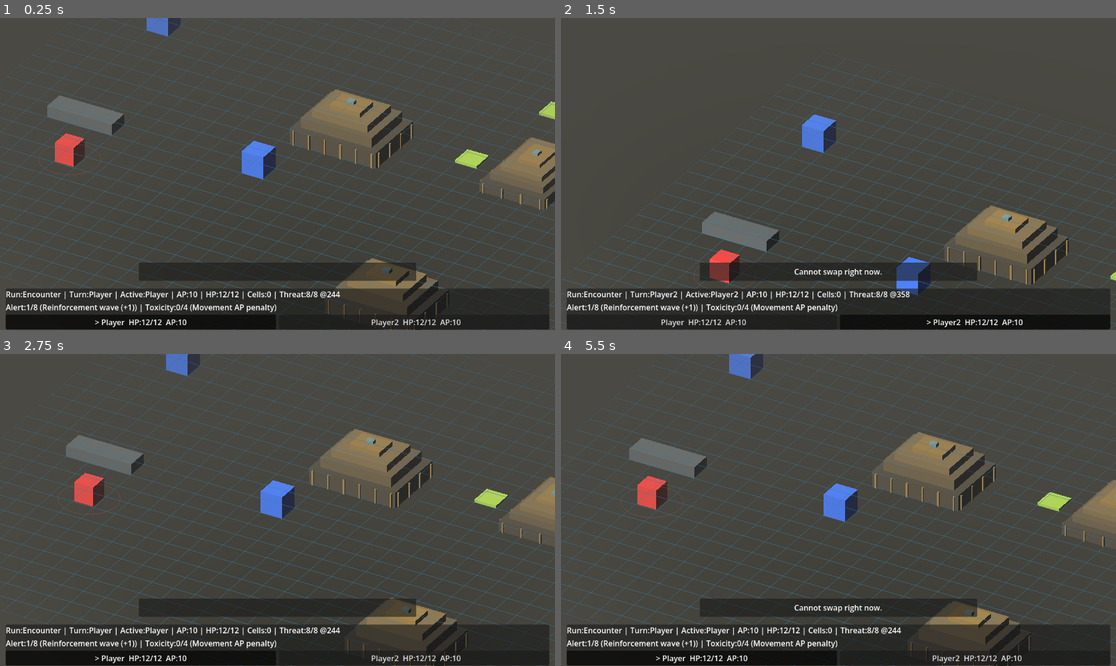
Above: before the commit, frames 1-4 (two rows, left to right).
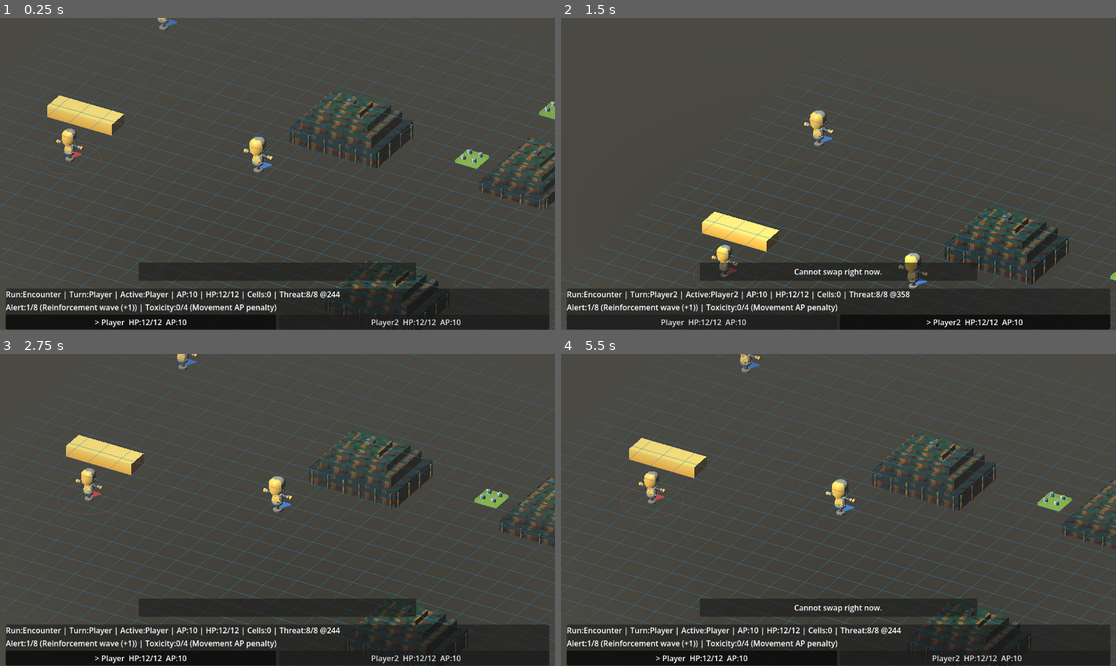
Above: after the commit, the same moments.

Repository: whelanworkmaster/cogs-and-catalysts
Game: Godot game, scene res://scenes/main.tscn
Same seed, same stepped clock (60 frames per second), same inputs: the game is played once before the commit and once after it.
Inputs:
- Up to frame 1 (0.25 s): no input
- Up to frame 2 (1.5 s): click "> Player HP:12/12 AP:10" at 0.5 s; click "Player2 HP:12/12 AP:10" at 1.25 s
- Up to frame 3 (2.75 s): click "Player HP:12/12 AP:10" at 2 s
- Up to frame 4 (5.5 s): click "> Player HP:12/12 AP:10" at 2.75 s; click "Player2 HP:12/12 AP:10" at 3.5 s; click "> Player2 HP:12/12 AP:10" at 4.25 s; click "Player HP:12/12 AP:10" at 5 s

The runs differ from the first frame. In frame 1, 8.5% of the frame differs, in the area x 8-100%, y 0-100%; in frame 2, 5.3%; in frame 3, 8.0%; in frame 4, 7.9%.

Commit message:
Integrate KayKit prototype assets into unit and world visuals

Diff:
--- a/scripts/actors/enemy.gd
+++ b/scripts/actors/enemy.gd
@@ -5,6 +5,7 @@
 const DamagePopup = preload("res://scripts/ui/damage_popup.gd")
 const MutagenicCell = preload("res://scripts/world/mutagenic_cell.gd")
 const EnemyThreatVisual = preload("res://scripts/ui/enemy_threat_visual.gd")
+const KAYKIT_DUMMY_SCENE = preload("res://addons/kaykit_prototype_bits/Assets/gltf/Dummy_Base.gltf")
 
 @export var max_hp: int = 8
 @export var max_ap: int = 10
@@ -13,6 +14,7 @@
 @export var attack_damage: int = 2
 @export var ranged_attack_range: float = 240.0
 @export var ranged_attack_damage: int = 2
+@export var kaykit_model_scale: float = 20.0
 @export var turn_move_duration: float = 0.18
 @export var turn_action_delay: float = 0.14
 var current_ap: int = 0
@@ -47,6 +49,14 @@
 		var mat := StandardMaterial3D.new()
 		mat.albedo_color = Color(0.9, 0.2, 0.2)
 		_body_mesh.material = mat
+		_body_mesh.visible = false
+	if _visual_root and not _visual_root.has_node("KaykitDummy"):
+		var dummy := KAYKIT_DUMMY_SCENE.instantiate()
+		if dummy is Node3D:
+			var dummy_node := dummy as Node3D
+			dummy_node.name = "KaykitDummy"
+			dummy_node.scale = Vector3.ONE * kaykit_model_scale
+			_visual_root.add_child(dummy_node)
 	_create_facing_indicator()
 
 func _create_facing_indicator() -> void:
--- a/scripts/player.gd
+++ b/scripts/player.gd
@@ -3,6 +3,7 @@
 class_name Player
 
 const DamagePopup = preload("res://scripts/ui/damage_popup.gd")
+const KAYKIT_DUMMY_SCENE := preload("res://addons/kaykit_prototype_bits/Assets/gltf/Dummy_Base.gltf")
 
 # Movement variables
 @export var move_speed_per_cell: float = 0.08  # seconds per cell for tween animation
@@ -17,6 +18,7 @@
 @export var attack_damage: int = 3
 @export var ranged_attack_range: float = 240.0
 @export var ranged_attack_damage: int = 2
+@export var kaykit_model_scale: float = 22.0
 var last_damage_dealt: int = 0
 var last_attack_result: String = "-"
 @export var max_hp: int = 12
@@ -93,6 +95,14 @@
 		var mat := StandardMaterial3D.new()
 		mat.albedo_color = Color(0.2, 0.45, 1.0)
 		_body_mesh.material = mat
+		_body_mesh.visible = false
+	if _visual_root and not _visual_root.has_node("KaykitDummy"):
+		var dummy := KAYKIT_DUMMY_SCENE.instantiate()
+		if dummy is Node3D:
+			var dummy_node := dummy as Node3D
+			dummy_node.name = "KaykitDummy"
+			dummy_node.scale = Vector3.ONE * kaykit_model_scale
+			_visual_root.add_child(dummy_node)
 	_create_facing_indicator()
 
 func _create_facing_indicator() -> void:
--- a/scripts/world/cover_segment.gd
+++ b/scripts/world/cover_segment.gd
@@ -1,6 +1,8 @@
 extends StaticBody3D
 
 class_name CoverSegment
+
+const KAYKIT_CUBE_SCENE := preload("res://addons/kaykit_prototype_bits/Assets/gltf/Primitive_Cube.gltf")
 
 @export var cover_size: Vector2 = Vector2(32.0, 32.0)
 @export var cover_height: float = 16.0
@@ -43,14 +45,23 @@
 	}
 
 func _build_visual() -> void:
-	var mesh := CSGBox3D.new()
-	mesh.name = "CoverMesh"
-	mesh.size = Vector3(cover_size.x, cover_height, cover_size.y)
-	mesh.transform.origin = Vector3(0, cover_height * 0.5, 0)
+	var visual_root := Node3D.new()
+	visual_root.name = "CoverMesh"
+	add_child(visual_root)
+	var instanced := KAYKIT_CUBE_SCENE.instantiate()
+	if instanced is Node3D:
+		var model := instanced as Node3D
+		model.position = Vector3(0.0, 0.0, 0.0)
+		model.scale = Vector3(cover_size.x / 4.0, cover_height / 4.0, cover_size.y / 4.0)
+		visual_root.add_child(model)
+		return
+	var fallback := CSGBox3D.new()
+	fallback.size = Vector3(cover_size.x, cover_height, cover_size.y)
+	fallback.transform.origin = Vector3(0.0, cover_height * 0.5, 0.0)
 	var mat := StandardMaterial3D.new()
 	mat.albedo_color = cover_color
-	mesh.material = mat
-	add_child(mesh)
+	fallback.material = mat
+	visual_root.add_child(fallback)
 
 func _build_blocker() -> void:
 	var blocker := StaticBody3D.new()
--- a/scripts/world/elevation_area.gd
+++ b/scripts/world/elevation_area.gd
@@ -6,6 +6,8 @@
 	BASIC_BLOCK,
 	ART_DECO
 }
+
+const KAYKIT_TEXTURE := preload("res://addons/kaykit_prototype_bits/Assets/textures/prototypebits_texture.png")
 
 @export var elevation_level: int = 0
 @export var elevation_height: float = 24.0
@@ -95,6 +97,9 @@
 	mesh.transform.origin = local_pos
 	var mat := StandardMaterial3D.new()
 	mat.albedo_color = albedo
+	mat.albedo_texture = KAYKIT_TEXTURE
+	mat.uv1_triplanar = true
+	mat.uv1_scale = Vector3(0.04, 0.04, 0.04)
 	mat.metallic = metallic
 	mat.roughness = roughness
 	mesh.material_override = mat
--- a/scripts/world/steam_vent.gd
+++ b/scripts/world/steam_vent.gd
@@ -1,6 +1,9 @@
 extends Area3D
 
 class_name SteamVent
+
+const KAYKIT_CAN_SCENE := preload("res://addons/kaykit_prototype_bits/Assets/gltf/Can_A.gltf")
+const KAYKIT_FLOOR_SCENE := preload("res://addons/kaykit_prototype_bits/Assets/gltf/Floor_Prototype.gltf")
 
 @export var damage_amount: int = 0
 @export var toxicity_ticks: int = 1
@@ -20,15 +23,45 @@
 	_build_detection_shape()
 
 func _build_visual() -> void:
-	var mesh := CSGBox3D.new()
-	mesh.name = "VentMesh"
-	mesh.size = vent_size
-	mesh.transform.origin = Vector3(0, vent_size.y * 0.5, 0)
+	var root := Node3D.new()
+	root.name = "VentMesh"
+	add_child(root)
+
+	var grate := KAYKIT_FLOOR_SCENE.instantiate()
+	if grate is Node3D:
+		var grate_node := grate as Node3D
+		grate_node.scale = Vector3(vent_size.x / 4.0, 1.0, vent_size.z / 4.0)
+		root.add_child(grate_node)
+
+	var can_offsets := [
+		Vector3(vent_size.x * 0.25, 0.0, vent_size.z * 0.25),
+		Vector3(-vent_size.x * 0.25, 0.0, vent_size.z * 0.25),
+		Vector3(vent_size.x * 0.25, 0.0, -vent_size.z * 0.25),
+		Vector3(-vent_size.x * 0.25, 0.0, -vent_size.z * 0.25)
+	]
+	for offset in can_offsets:
+		var can := KAYKIT_CAN_SCENE.instantiate()
+		if can is Node3D:
+			var can_node := can as Node3D
+			can_node.position = offset
+			can_node.scale = Vector3(20.0, 20.0, 20.0)
+			root.add_child(can_node)
+
+	var glow := MeshInstance3D.new()
+	glow.name = "VentGlow"
+	var box := BoxMesh.new()
+	box.size = vent_size
+	glow.mesh = box
+	glow.position = Vector3(0.0, vent_size.y * 0.5, 0.0)
 	var mat := StandardMaterial3D.new()
 	mat.albedo_color = vent_color
 	mat.transparency = BaseMaterial3D.TRANSPARENCY_ALPHA
-	mesh.material = mat
-	add_child(mesh)
+	mat.emission_enabled = true
+	mat.emission = Color(0.6, 0.95, 0.4, 1.0)
+	mat.emission_energy_multiplier = 0.35
+	mat.shading_mode = BaseMaterial3D.SHADING_MODE_UNSHADED
+	glow.material_override = mat
+	root.add_child(glow)
 
 func _build_detection_shape() -> void:
 	var shape_node := CollisionShape3D.new()
Not shown, added: addons/kaykit_prototype_bits/Assets/LICENSE.txt
Binary file added: addons/kaykit_prototype_bits/Assets/gltf/Barrel_A.bin
Not shown, added: addons/kaykit_prototype_bits/Assets/gltf/Barrel_A.gltf
Not shown, added: addons/kaykit_prototype_bits/Assets/gltf/Barrel_A.gltf.import
Binary file added: addons/kaykit_prototype_bits/Assets/gltf/Barrel_B.bin
Not shown, added: addons/kaykit_prototype_bits/Assets/gltf/Barrel_B.gltf
Not shown, added: addons/kaykit_prototype_bits/Assets/gltf/Barrel_B.gltf.import
Binary file added: addons/kaykit_prototype_bits/Assets/gltf/Barrel_C.bin
Not shown, added: addons/kaykit_prototype_bits/Assets/gltf/Barrel_C.gltf
Not shown, added: addons/kaykit_prototype_bits/Assets/gltf/Barrel_C.gltf.import
Binary file added: addons/kaykit_prototype_bits/Assets/gltf/Box_A.bin
Not shown, added: addons/kaykit_prototype_bits/Assets/gltf/Box_A.gltf
(and 442 more such lines)
